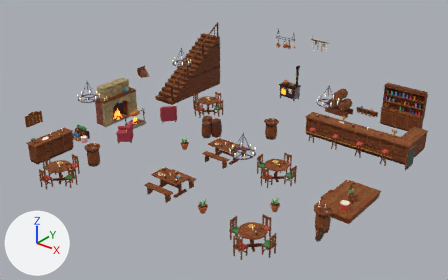
Renders of the glTF model art/town/shops/shop_tavern_interior.gltf from each side of a commit.
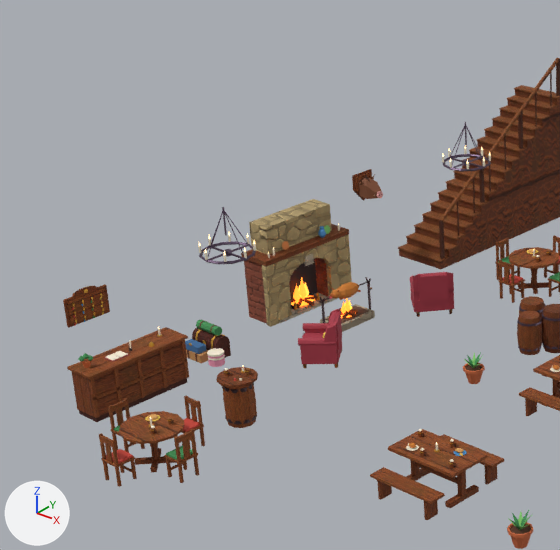
There are two pictures of each version: one whole from a camera (50 mm lens) standing at (17.6, -12.5, 14.8) and looking at (-0.1, 9.7, 1.1), one close up on the part from 0% to 49% of the width and 0% to 77% of the height. Every picture has the same lights, and +X, +Y and +Z are marked at lower left. The older version's two pictures come first. Objects named as collision shapes, trigger or cutter boxes, shadow casters or lower levels of detail are left out. Vertices at exactly the same position are counted once.

Objects in the first close-up: 'shop_tavern_interior'.
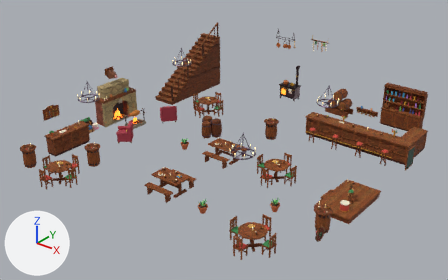
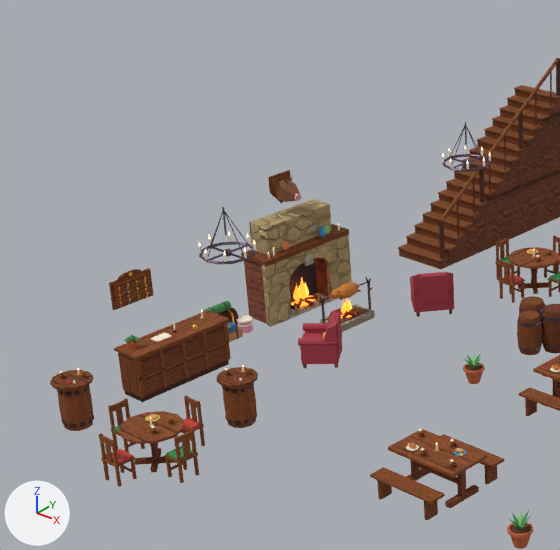
Diff of the bpy script that builds the scene:
```diff
--- a/art/town/shops/shop_tavern_interior.gltf.py
+++ b/art/town/shops/shop_tavern_interior.gltf.py
@@ me_p57 @@
 # used by ob_shop_tavern_interior; location = (0.0, 0.0, 0.0)
-me_p57.from_pydata(...)  # 12384 vertices, 20606 faces; spans x -8.5..8.5, y 2.0..19.1, z 0.0..4.6
+me_p57.from_pydata(...)  # 12660 vertices, 21090 faces; spans x -8.5..8.5, y 2.0..19.1, z 0.0..4.6
+# me_p57 part 1: the loose piece of 8 vertices spanning x -7.0, y 3.2..5.6, z 0.5..0.6 is moved by (0.0, 1.1, 0.0)
+# me_p57 part 2: a new loose piece, a box spanning x -6.98..-6.96, y 6.015..6.095, z 0.17..1.05, in mat_m_townwood
+# me_p57 part 3: a new loose piece, a box spanning x -7.62..-6.92, y 4.3..6.7, z 1.05..1.1, in mat_m_townwood
+# me_p57 part 4: a new loose piece, a box spanning x -8.52..-8.47, y 5.0..6.0, z 1.45..2.05, in mat_m_townwood
+# me_p57 part 5: a new loose piece, a box spanning x -8.47..-8.46, y 5.05..5.95, z 1.5..2.0, in mat_m_townwood
+# me_p57 part 6: the loose piece of 14 vertices spanning x -8.5, y 4.1..4.7, z 2.0..2.1 is moved by (0.0, 1.1, 0.0)
+# me_p57 part 7: the loose piece of 16 vertices spanning x -8.1..-7.3, y 6.6..6.9, z 0.1..0.5 is turned 90 degrees about the z axis through its middle, then moved by (-0.6, 0.7, 0.0)
+# me_p57 part 8: the loose piece of 10 vertices spanning x -8.5, y 11.9..12.5, z 1.8..2.5 is moved by (0.0, -2.5, 0.7)
+# me_p57 part 9: the loose piece of 10 vertices spanning x -8.5..-8.4, y 11.9..12.5, z 1.8..2.4 is moved by (0.0, -2.5, 0.7)
+# me_p57 part 10: the loose piece of 16 vertices spanning x -8.0..-7.4, y 6.7..6.8, z 0.6..0.8 is turned -90 degrees about the y axis through its middle and scaled by 0.218, then moved by (0.6, -3.6, 0.5), in mat_m_townwood
+# me_p57 part 11: the loose piece of 40 vertices spanning x -7.2..-7.1, y 4.8..4.9, z 1.1..1.2 is moved by (0.0, 1.1, 0.0)
+# me_p57 part 12: the loose piece of 16 vertices spanning x -8.0..-7.9, y 12.1..12.3, z 2.0..2.1 is moved by (-0.5, -6.7, 0.0), in mat_m_townmetal
+# me_p57 part 13: 69 loose pieces with 636 vertices, spanning x -8.5..-7.0, y 3.3..12.4, z 0.1..2.5, are deleted
+# me_p57 part 14: 70 vertices moved from x -7.6..7.2, y 3.2..18.9, z 0.1..2.2 to x -7.4..7.2, y 3.0..18.9, z 0.1..2.2; 47 vertices removed from x -7.6..-6.9, y 3.2..5.6, z 0.1..1.3; 921 vertices added at x -8.5..-6.8, y 2.6..9.9, z 0.1..3.1
+# other edits to the shape of me_p57 do not show in these pictures
 me_p57.materials.append(mat_m_townglowwarm)
```

Where the change shows, as pixel boxes (x1, y1, x2, y2) in the close-ups (560 x 550 px; the box of a moved part takes in the faces that stretch with it):
'shop_tavern_interior', reshaped
    before: (63, 58, 560, 549)
    after: (50, 58, 560, 549)
part 1 of me_p57, moved or reshaped
    before: (95, 358, 187, 399)
    after: (140, 340, 229, 380)
part 2 of me_p57, added
    after: (202, 331, 210, 369)
part 3 of me_p57, added (brown)
    after: (114, 310, 230, 360)
part 4 of me_p57, added
    after: (109, 268, 153, 310)
part 5 of me_p57, added (brown)
    after: (113, 272, 152, 307)
part 6 of me_p57, moved or reshaped
    before: (72, 286, 98, 297)
    after: (117, 269, 142, 280)
part 7 of me_p57, moved or reshaped
    before: (192, 328, 231, 358)
    after: (219, 307, 238, 327)
part 8 of me_p57, moved or reshaped
    before: (352, 169, 372, 201)
    after: (268, 170, 291, 203)
part 9 of me_p57, moved or reshaped
    before: (355, 172, 372, 199)
    after: (271, 173, 290, 195)
part 10 of me_p57, moved or reshaped
    before: (196, 320, 222, 336)
    after: (80, 371, 85, 378)
part 11 of me_p57, moved or reshaped
    before: (149, 342, 155, 347)
    after: (192, 324, 198, 329)
part 12 of me_p57, moved or reshaped (not visible afterwards)
    before: (376, 191, 383, 198)
part 13 of me_p57, deleted
    before: (63, 174, 382, 402)
part 14 of me_p57, reshaped
    before: (67, 269, 538, 422)
    after: (50, 176, 550, 431)
